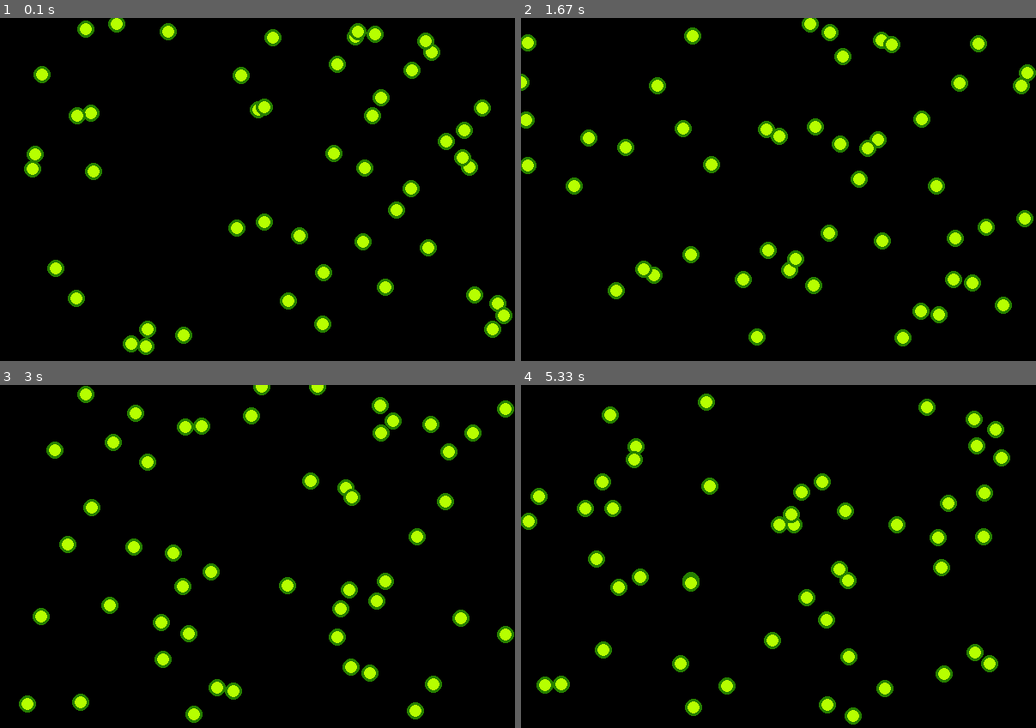
Above: before the commit, frames 1-4 (two rows, left to right).
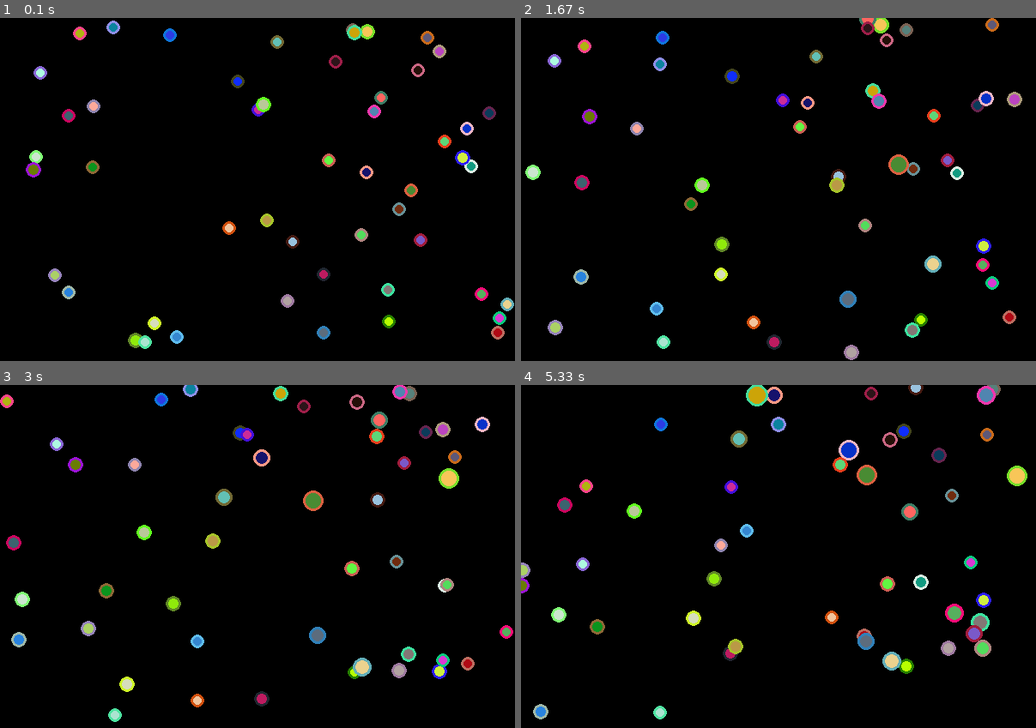
Above: after the commit, the same moments.

Repository: JonKramme/python-pygame-cell-simulation
Game: pygame game, started from main.py
The game is run twice, just before and just after one commit, with the same random seed, the same clock (stepped at 60 frames per second) and the same inputs.
Inputs:
- Up to frame 1 (0.1 s): no input
- Up to frame 2 (1.67 s): no input
- Up to frame 3 (3 s): no input
- Up to frame 4 (5.33 s): no input

The runs differ from the first frame. In frame 1, 7.3% of the frame differs, in the area x 4-100%, y 0-99%; in frame 2, 11%; in frame 3, 11%; in frame 4, 11%, in the area x 0-99%, y 0-99%.

Commit message:
Cells are able to eat eachother, as rule: no lost nutrients (WIP: leave food on death) reworked Constructors and modified values

Diff:
--- a/Cell.py
+++ b/Cell.py
@@ -14,35 +14,43 @@
 
 
 class Cell(Organism):
-    def __init__(self, position, nutrients, size, growthThreshold, resistance, primaryColor, secondaryColor, generation,
-                 speed, direction, consumptionSpeed, requiredNutrientsPerCycle, maxSpeed=(1, 1)):
+    def __init__(self, position, primaryColor, secondaryColor, nutrients=200, size=2, growthThreshold=25, resistance=random.randint(0, 10),
+                 generation=0, speed=0.5, direction=(0, 0), consumptionSpeed=random.randint(5, 10),
+                 requiredNutrientsPerCycle=50, reproductionSizeThreshold=random.randint(15, 30),
+                 maxSpeed=(1, 1)):
         super().__init__(position, nutrients, size, growthThreshold, resistance, primaryColor, secondaryColor)
         self.id = next(generateID())
         self.generation = generation
         self.speed = speed
         self.direction = np.array(direction, dtype='float64')
-        self.consumptionSpeed = consumptionSpeed
+        self.consumptionAmount = consumptionSpeed
         self.requiredNutrientsPerCycle = requiredNutrientsPerCycle
+        self.reproductionSizeThreshold = reproductionSizeThreshold
         self.maxSpeed = maxSpeed
+        self.age = 0
 
-    def update(self):
-        pass
+    def update(self, screen, cells, height, width):
+        self.liveOrDie(cells)
+        self.move(cells, height, width)
+        collisions = self.checkCollisions(cells)
+        if len(collisions) > 0:
+            self.eat(collisions[random.randint(0, len(collisions) - 1)])  # eat from a random overlappping cell
+        self.reproduce(cells)
+        self.grow()
+        self.draw(screen)
 
-    def move(self,cells, height, width):
+    def liveOrDie(self, cells: list):
+        if self.nutrients < self.requiredNutrientsPerCycle:
+            cells.remove(self)
+        #self.nutrients -= self.requiredNutrientsPerCycle
+        self.age += 1
+
+    def move(self, cells, height, width):
         direct = np.array((random.uniform(-self.speed, self.speed), random.uniform(-self.speed, self.speed)))
         self.direction += direct
         if abs(self.direction[0]) + abs(self.direction[1]) > self.maxSpeed[0] + self.maxSpeed[1]:
             self.direction = [(a / abs(a)) * b for a, b in zip(self.direction, self.maxSpeed)]
         self.position += self.direction
-
-        for c in cells:
-            if c is not self:
-                dist = math.hypot(c.position[0] - self.position[0], c.position[1] - self.position[1])
-                if dist-c.size < self.size:
-                    factor = (self.size+c.size)-dist
-                    vec = (c.position-self.position)*factor
-                    self.eat(c)
-
 
         # screen boundary detection
         if self.position[0] < 0:
@@ -59,13 +67,38 @@
             self.position[1] = height - self.size
             self.direction[1] = -self.direction[1]
 
-    def eat(self,cell):
-        cell.nutrients = cell.nutrients-self.consumptionSpeed
-        self.nutrients += self.consumptionSpeed
+    def checkCollisions(self, cells):
+        collisions = list()
+        for c in cells:
+            if c is not self:
+                dist = math.hypot(c.position[0] - self.position[0], c.position[1] - self.position[1])
+                if dist - c.size < self.size:
+                    collisions.append(c)
+        return collisions
+
+    def grow(self):
+        if self.nutrients > self.growthThreshold*self.size:
+            self.size += 1
+            #self.nutrients -= self.growthThreshold
+
+    def eat(self, cell):
+        food = -cell.resistance # init as negative resistance to lower the amount of "food" added/taken away
+        food += cell.nutrients if cell.nutrients < self.consumptionAmount else self.consumptionAmount
+        cell.nutrients -= food
+        self.nutrients += food
 
     def draw(self, screen):
         pygame.draw.circle(screen, self.primaryColor, self.position, self.size, width=0)
         pygame.draw.circle(screen, self.secondaryColor, self.position, self.size, width=3)
 
     def reproduce(self, organismList):
-        pass
+        if self.size >= self.reproductionSizeThreshold and self.nutrients > self.requiredNutrientsPerCycle * 2:
+            self.nutrients = self.nutrients / 2
+            self.size = self.size / 2
+            organismList.append(
+                Cell(self.position, self.primaryColor, self.secondaryColor,
+                     nutrients=self.nutrients, size=self.size, growthThreshold=self.growthThreshold,
+                     resistance=self.resistance, generation=self.generation + 1, speed=self.speed,
+                     consumptionSpeed=self.consumptionAmount, requiredNutrientsPerCycle=self.requiredNutrientsPerCycle,
+                     reproductionSizeThreshold=self.reproductionSizeThreshold, maxSpeed=self.maxSpeed)
+            )
--- a/Food.py
+++ b/Food.py
@@ -8,7 +8,7 @@
     def __init__(self, position, nutrients, size, growthThreshold, resistance, primaryColor, secondaryColor):
         super().__init__(position, nutrients, size, growthThreshold, resistance, primaryColor, secondaryColor)
 
-    def update(self):
+    def update(self,screen,cells, height, width):
         pass
 
     def draw(self, screen):
--- a/Organism.py
+++ b/Organism.py
@@ -15,7 +15,7 @@
         self.secondaryColor = secondaryColor
 
     @abstractmethod
-    def update(self):
+    def update(self, screen, cells, height, width):
         pass
 
     @abstractmethod
--- a/main.py
+++ b/main.py
@@ -6,7 +6,6 @@
 
 BLACK = (0, 0, 0)
 cells = list()
-food = list()
 
 
 def handle_events():
@@ -19,6 +18,8 @@
                 # toggle display
                 pass
 
+def random_color():
+    return [random.randint(0,255) for x in range(3)]
 
 # Press the green button in the gutter to run the script.
 if __name__ == '__main__':
@@ -28,13 +29,16 @@
 
     screen = pygame.display.set_mode(size)
     # create Cells etc.
+
+    cells.append(Cell((random.randrange(boundary[0], boundary[2]), random.randrange(boundary[1], boundary[3])),
+                       (182, 255, 0), (38, 127, 0)))
     for x in range(50):
         cells.append(Cell((random.randrange(boundary[0], boundary[2]), random.randrange(boundary[1], boundary[3])),
-                          200.0, 10.0, 500, 1, (182, 255, 0), (38, 127, 0), 0, 0.20, (0, 0), 2, 2))
+                          random_color(), random_color()))
 
     for x in range(5):
-        f = Food((random.randrange(boundary[0], boundary[2]), random.randrange(boundary[1], boundary[3])),
-                  200.0, 5.0, 500, 1, (0, 148, 255), (0, 74, 127))
+        #cells.append(Food((random.randrange(boundary[0], boundary[2]), random.randrange(boundary[1], boundary[3]))))
+        pass
 
     while True:
         handle_events()
@@ -42,10 +46,7 @@
         # simulation logic / Cell Movment
         screen.fill(BLACK)
         for c in cells:
-            c.move(cells, height, width)
-            c.draw(screen)
+            c.update(screen, cells, height, width)
 
-        for f in food:
-            f.draw(screen)
         # draw GUI
         pygame.display.flip()
